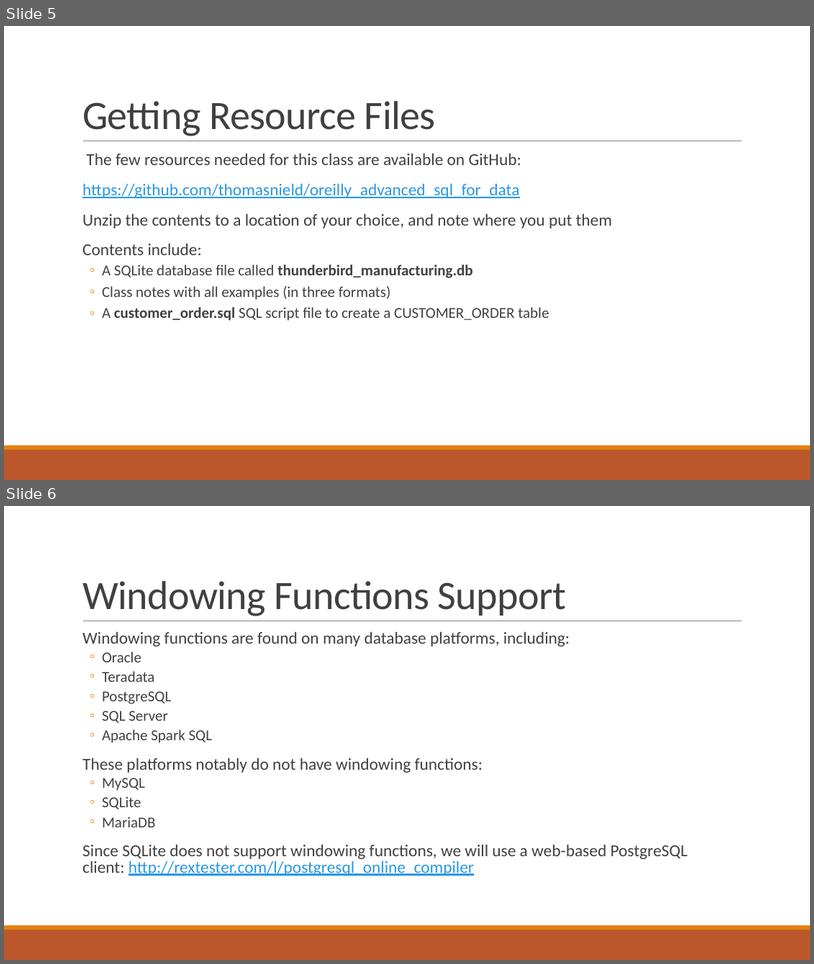
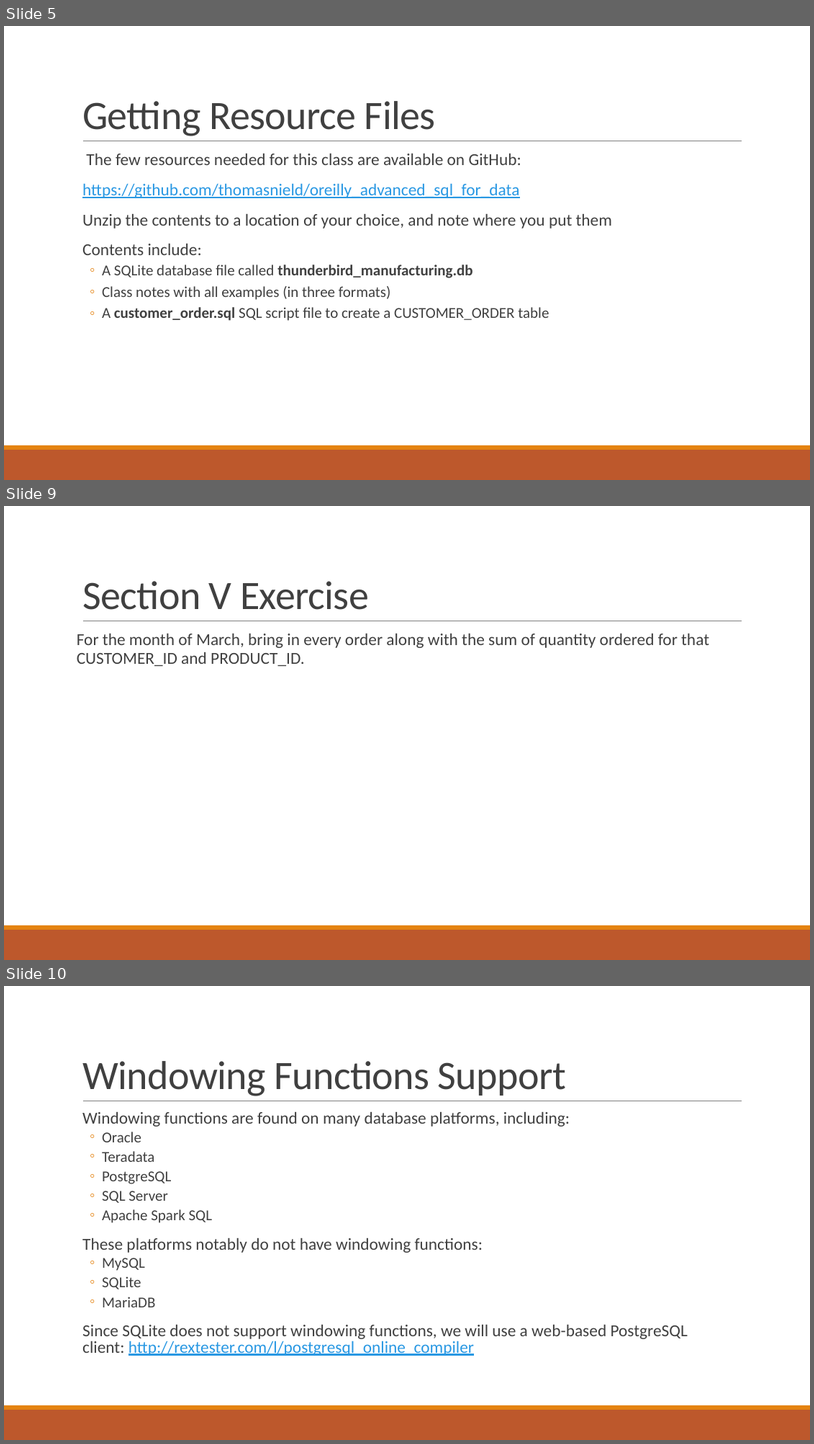
Before and after one commit to thomasnield/oreilly_intermediate_sql_for_data, a slide deck: oreilly_advanced_sql_for_data_analysis.pptx. Shown one above the other, each under a label of ours: slides 5 and 6 before the commit, slides 5, 9 and 10 after it; the slides between them are not shown. The pictures are 814x964 and 814x1444 pixels, drawn with LibreOffice and Linux fonts; fonts in the diff are those of the drawing. Boxes give left, top, right and bottom in pixels: in the first picture for what was removed or moved away, otherwise in the second. Text is boxed around its words. In the diff, an @@ line names an element or a change of style, - is before the commit and + after.

```diff
--- a/oreilly_advanced_sql_for_data_analysis.pptx
+++ b/oreilly_advanced_sql_for_data_analysis.pptx
@@ slide 9 added at (4, 506, 810, 960), background #FFFFFF; not listed: 3 template elements that a slide beside it also shows @@
@@ title added at (82, 581, 369, 610), 48 pt, text #404040 @@
+Section V Exercise
@@ text added at (77, 633, 710, 666), 20 pt, text #404040 @@
+For the month of March, bring in every order along with the sum of quantity ordered for that CUSTOMER_ID and PRODUCT_ID.
@@ what was slide 6 is now slide 10 @@
```
Also in this commit, not shown: 3 other slides added.
